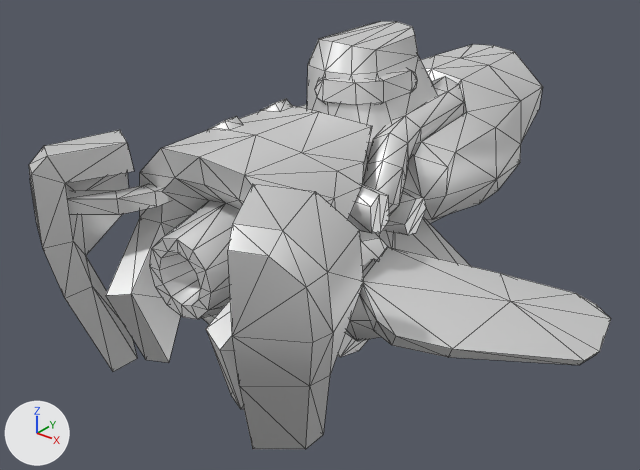
One commit to the glTF model glb/legnavysub.glb: the scene before it, then after it.
Camera for both pictures: a 50 mm camera at (28.5, -38.8, 27.9) aimed at (-0.6, -2.5, 5.4). Lighting does not change. The marker at lower left points along +X, +Y and +Z. The first picture is the older version. Both versions are drawn at frame 0 of the action 'ActivateClose'; the numbers are the values there. Mesh edges are drawn as thin lines.

The first picture shows 'base', 'lfin', 'lshroud', 'rshroud'.
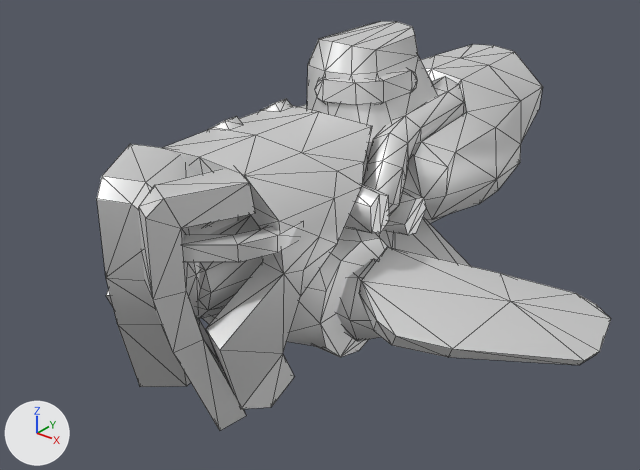
Changed parts and their boxes [x1, y1, x2, y2] in the pictures (640 x 470 px):
'lshroud', moved
    before: [228, 184, 364, 449]
    after: [97, 144, 210, 387]
'rshroud', moved
    before: [29, 130, 169, 372]
    after: [138, 169, 299, 431]

What the commit changed:
Object 'lshroud' (ob_lshroud) moves from (5.47, -11.41, -1.96) to (-2.53, -11.41, -1.96).
Object 'rshroud' (ob_rshroud) moves from (-5.47, -11.41, -1.96) to (2.53, -11.41, -1.96).
